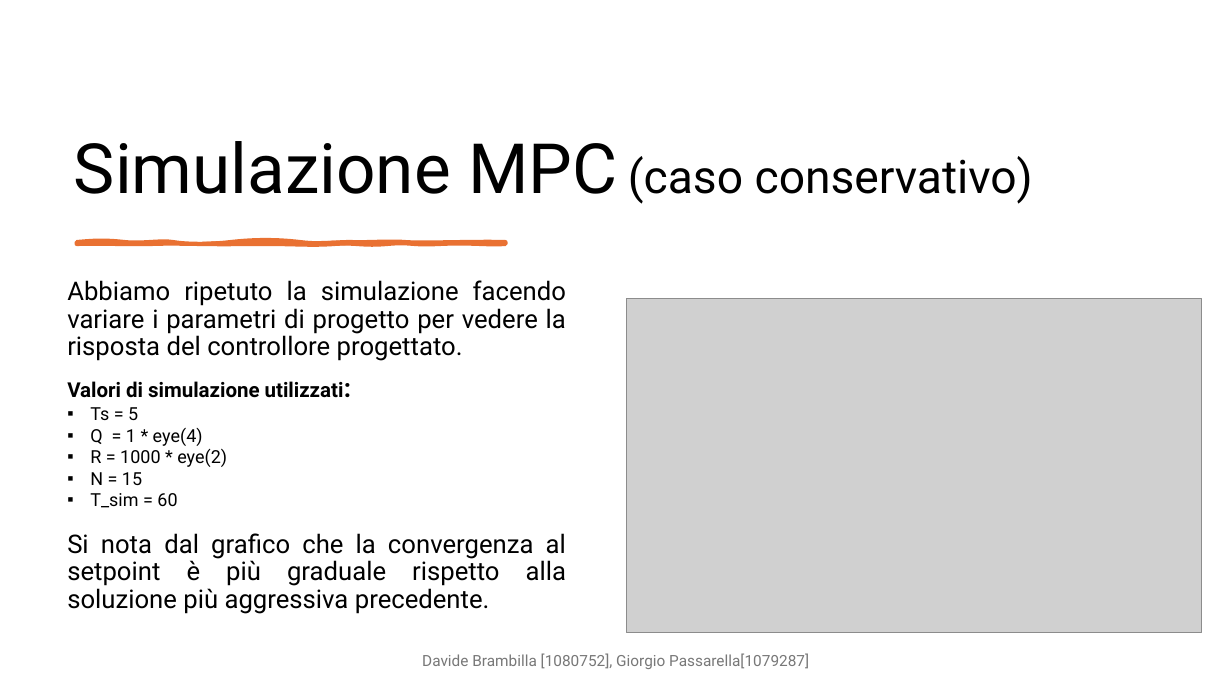
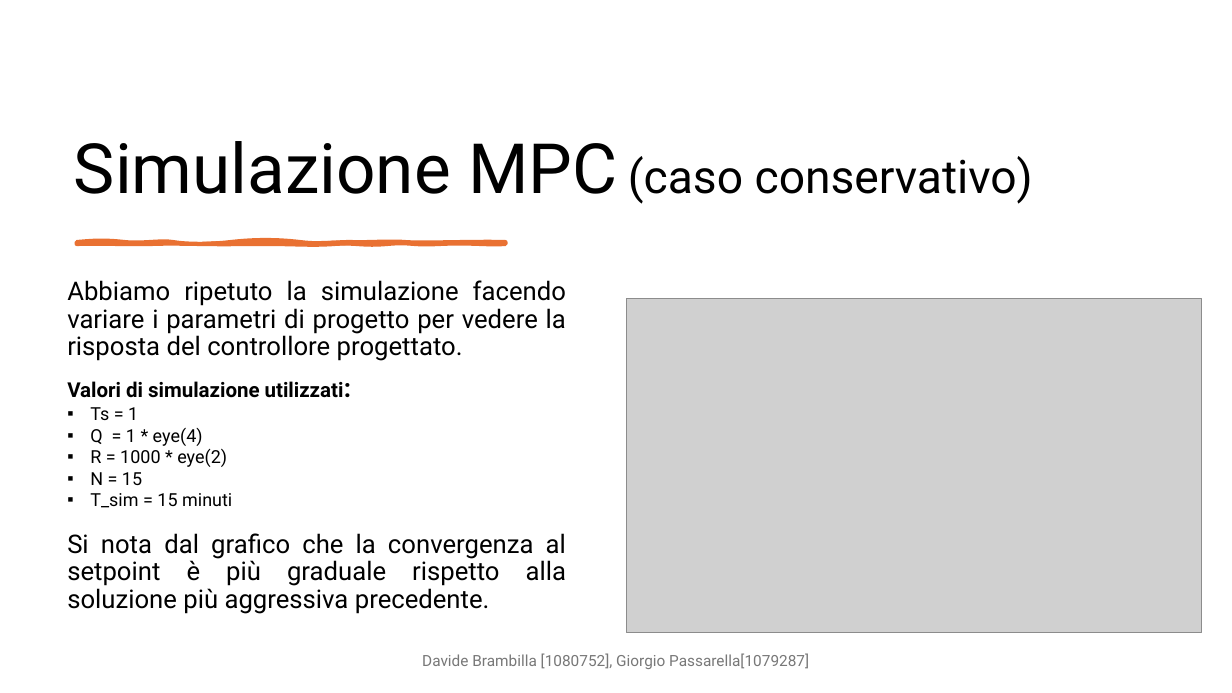
Before and after one commit to DavideBrambilla98/interconnectedTanksMPC, a slide deck: slide 32 of cam.pptx. Drawn at 1232x693 pixels with LibreOffice and Linux fonts; fonts in the diff are those of the drawing; grey boxes stand for pictures. Boxes give left, top, right and bottom in pixels: in the first picture for what was removed or moved away, otherwise in the second. Text is boxed around its words. In the diff, an @@ line names an element or a change of style, - is before the commit and + after.

```diff
--- a/cam.pptx
+++ b/cam.pptx
@@ text at [90, 407, 138, 420]: text changed @@
-▪ Ts = 5
+▪ Ts = 1
@@ text at [90, 493, 232, 508]: text changed @@
-▪ T_sim = 60
+▪ T_sim = 15 minuti
```
Also in this commit, not shown: 5 other slides changed.
